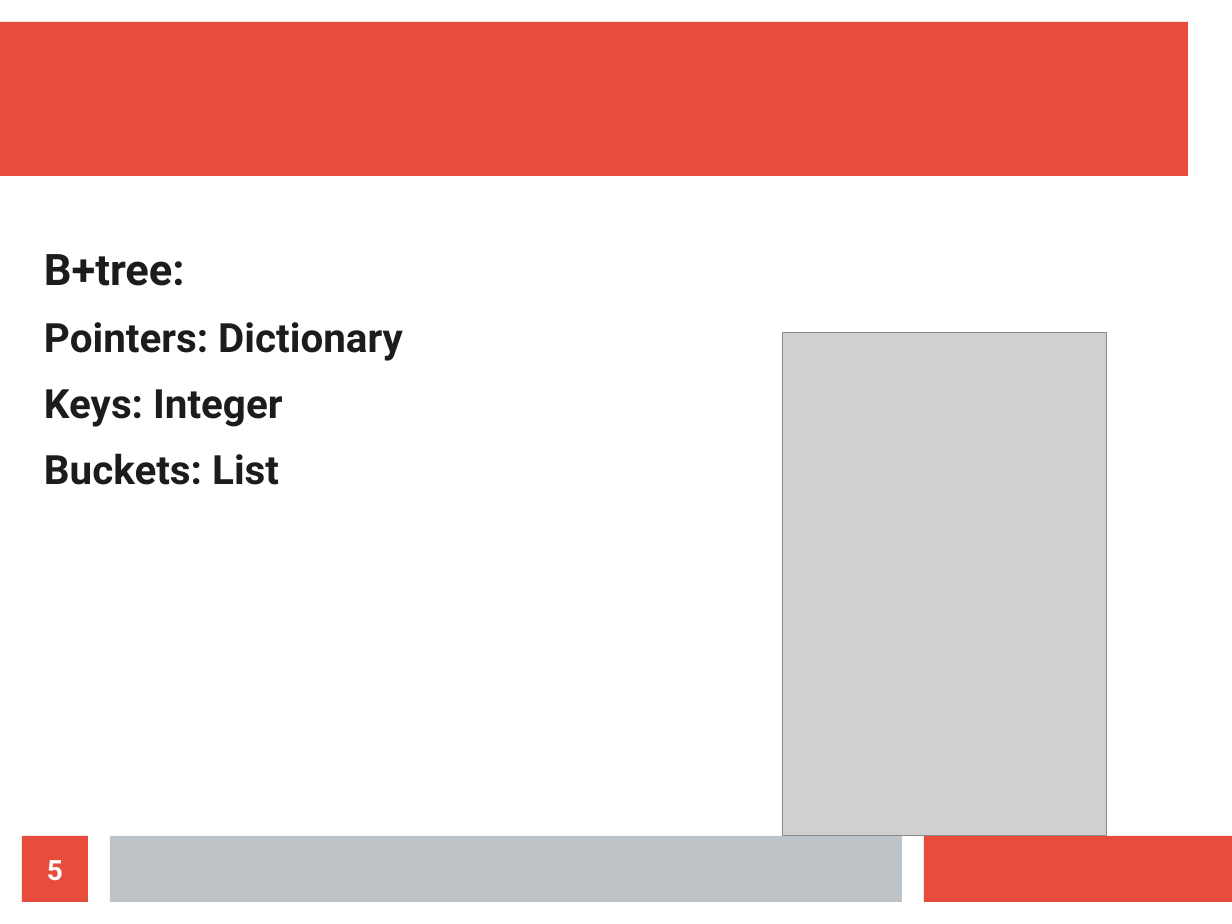
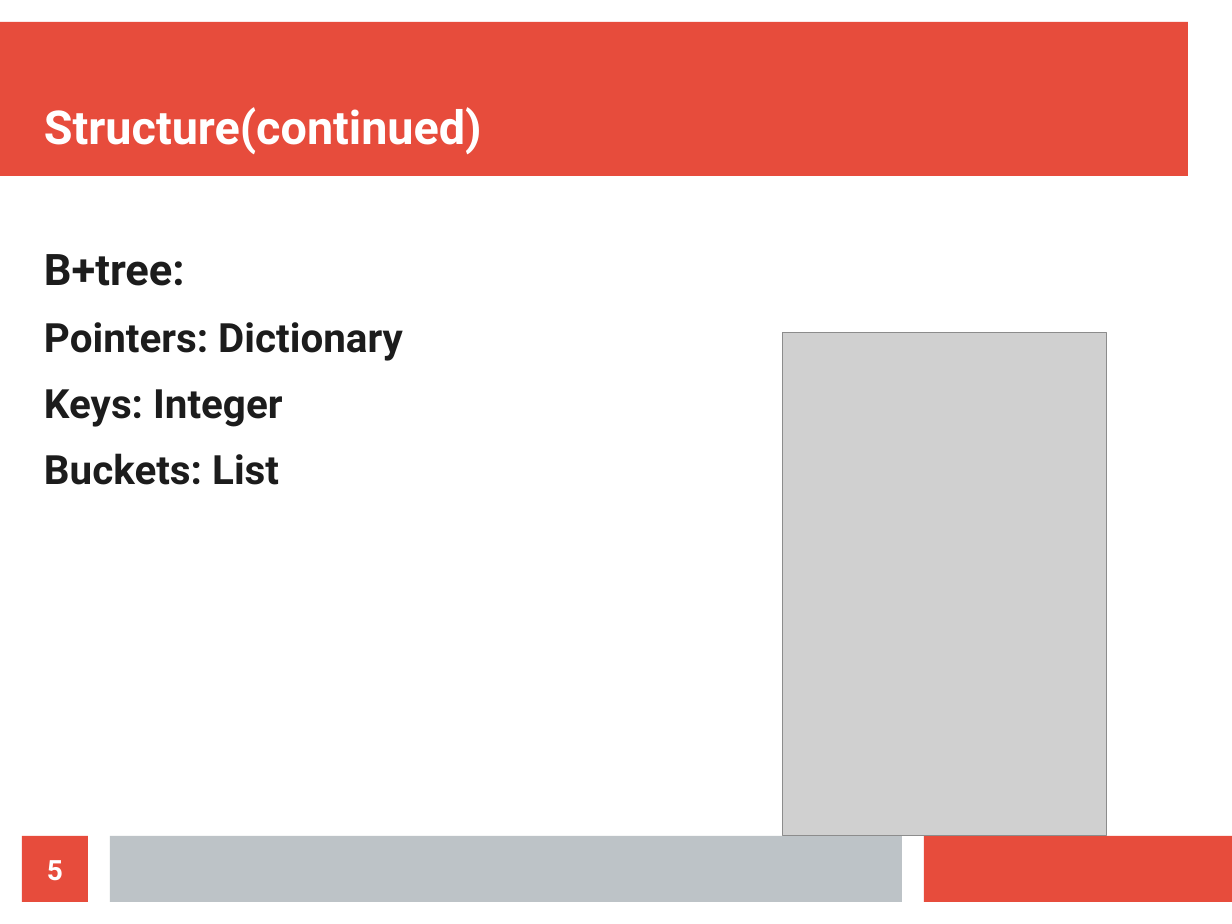
Before and after one commit to YasserKa/B-Tree, a slide deck: slide 5 of Slide_Show.odp. Drawn at 1232x924 pixels with LibreOffice and Linux fonts; fonts in the diff are those of the drawing; grey boxes stand for pictures. Boxes give left, top, right and bottom in pixels: in the first picture for what was removed or moved away, otherwise in the second. Text is boxed around its words. In the diff, an @@ line names an element or a change of style, - is before the commit and + after.

```diff
--- a/Slide_Show.odp
+++ b/Slide_Show.odp
@@ title added at box(44, 107, 482, 154), 30.1 pt, text #FFFFFF, bold @@
+Structure(continued)
```
Also in this commit, not shown: 1 other slide changed, 2 slides added, 1 slide removed, 4 other files.
